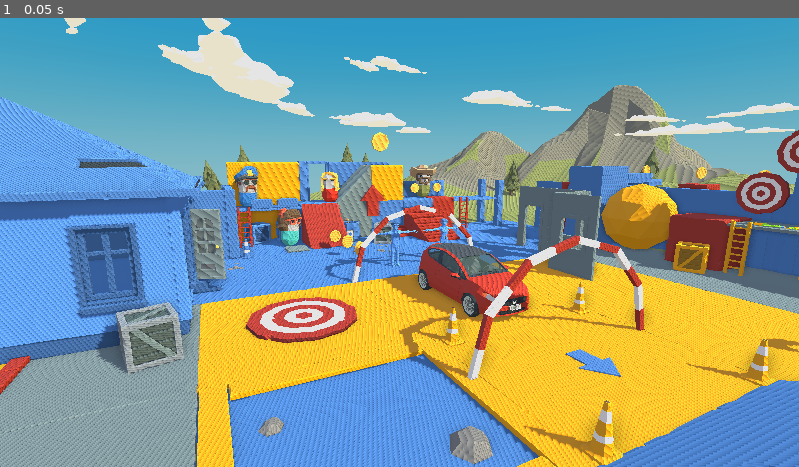
Above: before the commit, frame 1.
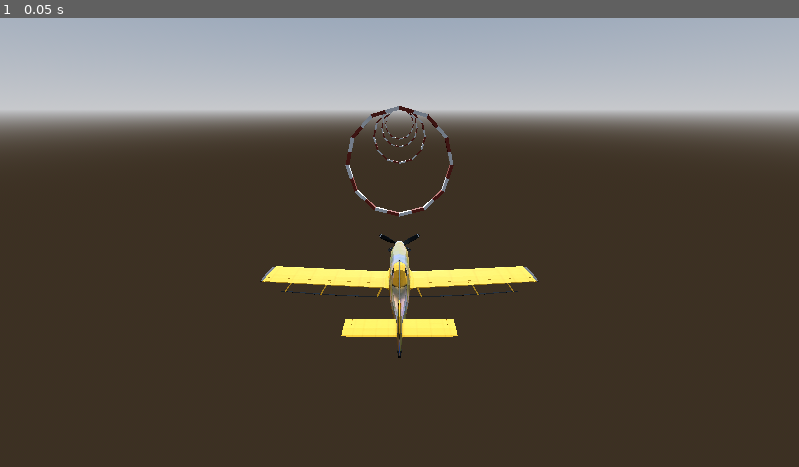
Above: after the commit, the same moment.

Repository: Nachiten/PlaneGame-Godot
Game: Godot game, scene res://Assets/NACHITEN/scenes/plane_scene.tscn
Same seed, same stepped clock (60 frames per second), same inputs: the game is played once before the commit and once after it. Before the commit the project starts from res://Assets/Synty/PolygonStarter/Scenes/Demo.tscn.
Inputs:
- Up to frame 1 (0.05 s): no input

The runs differ from the first frame. In frame 1, 100% of the frame differs, in the area x 0-100%, y 0-100%.

Commit message:
Added camera and skybox

Diff:
--- a/Assets/NACHITEN/scenes/plane_scene.tscn
+++ b/Assets/NACHITEN/scenes/plane_scene.tscn
@@ -3,6 +3,19 @@
 [ext_resource type="PackedScene" uid="uid://c4lcadfuat25q" path="res://Assets/NACHITEN/scenes/SM_Prop_Plane_Ring_01.tscn" id="1_lmd21"]
 [ext_resource type="Material" uid="uid://d1bnres68m4mj" path="res://Assets/Synty/PolygonStarter/Materials/PolygonStarter_Mat_02_mat.tres" id="2_usdmi"]
 [ext_resource type="PackedScene" uid="uid://c8soqp3q48hlb" path="res://Assets/NACHITEN/scenes/SM_Veh_Plane_Stunt_01.tscn" id="3_7c016"]
+
+[sub_resource type="ProceduralSkyMaterial" id="ProceduralSkyMaterial_sky01"]
+sky_horizon_color = Color(0.646, 0.654, 0.67, 1)
+ground_horizon_color = Color(0.646, 0.654, 0.67, 1)
+
+[sub_resource type="Sky" id="Sky_sky01"]
+sky_material = SubResource("ProceduralSkyMaterial_sky01")
+
+[sub_resource type="Environment" id="Environment_env01"]
+background_mode = 2
+sky = SubResource("Sky_sky01")
+tonemap_mode = 2
+ssao_enabled = true
 
 [sub_resource type="ConcavePolygonShape3D" id="ConcavePolygonShape3D_45uu6"]
 data = PackedVector3Array(5.9389, 5.9389, 0.3367, 5.9389, 5.9389, -0.3367, 7.5259, 4.3451, -0.3475, 7.5259, 4.3451, -0. …(14978 unchanged characters)…
@@ -12,8 +25,15 @@
 
 [node name="Testing Scene" type="Node3D" unique_id=374902867]
 
+[node name="WorldEnvironment" type="WorldEnvironment" parent="." unique_id=382600439]
+environment = SubResource("Environment_env01")
+
+[node name="DirectionalLight3D" type="DirectionalLight3D" parent="." unique_id=1222847379]
+transform = Transform3D(1, 0, 0, 0, 0.86603, 0.5, 0, -0.5, 0.86603, 0, 50, 0)
+shadow_enabled = true
+
 [node name="SM_Prop_Plane_Ring_01" parent="." unique_id=270654151 instance=ExtResource("1_lmd21")]
-transform = Transform3D(1, 0, 0, 0, 1, 0, 0, 0, 1, 0, 28.444798, 35.326992)
+transform = Transform3D(1, 0, 0, 0, 1, 0, 0, 0, 1, 0, 30, 35.326992)
 cast_shadow = 0
 skeleton = NodePath("../../Demo_Objects")
 surface_material_override/0 = ExtResource("2_usdmi")
@@ -21,8 +41,35 @@
 [node name="CollisionShape3D" parent="SM_Prop_Plane_Ring_01/MeshCollider" index="0"]
 shape = SubResource("ConcavePolygonShape3D_45uu6")
 
+[node name="SM_Prop_Plane_Ring_02" parent="." unique_id=1633356892 instance=ExtResource("1_lmd21")]
+transform = Transform3D(1, 0, 0, 0, 1, 0, 0, 0, 1, 0, 30, 89.067)
+cast_shadow = 0
+skeleton = NodePath("../../Demo_Objects")
+surface_material_override/0 = ExtResource("2_usdmi")
+
+[node name="CollisionShape3D" parent="SM_Prop_Plane_Ring_02/MeshCollider" index="0"]
+shape = SubResource("ConcavePolygonShape3D_45uu6")
+
+[node name="SM_Prop_Plane_Ring_03" parent="." unique_id=878407303 instance=ExtResource("1_lmd21")]
+transform = Transform3D(1, 0, 0, 0, 1, 0, 0, 0, 1, 0, 30, 136.3507)
+cast_shadow = 0
+skeleton = NodePath("../../Demo_Objects")
+surface_material_override/0 = ExtResource("2_usdmi")
+
+[node name="CollisionShape3D" parent="SM_Prop_Plane_Ring_03/MeshCollider" index="0"]
+shape = SubResource("ConcavePolygonShape3D_45uu6")
+
+[node name="SM_Prop_Plane_Ring_04" parent="." unique_id=175215500 instance=ExtResource("1_lmd21")]
+transform = Transform3D(1, 0, 0, 0, 1, 0, 0, 0, 1, 0, 30, 177.45763)
+cast_shadow = 0
+skeleton = NodePath("../../Demo_Objects")
+surface_material_override/0 = ExtResource("2_usdmi")
+
+[node name="CollisionShape3D" parent="SM_Prop_Plane_Ring_04/MeshCollider" index="0"]
+shape = SubResource("ConcavePolygonShape3D_45uu6")
+
 [node name="SM_Veh_Plane_Stunt_01" parent="." unique_id=988613104 instance=ExtResource("3_7c016")]
-transform = Transform3D(1, 0, 0, 0, 1, 0, 0, 0, 1, 0, 27.83811, 0)
+transform = Transform3D(1, 0, 0, 0, 1, 0, 0, 0, 1, 0, 30, 0)
 skeleton = NodePath("../../Demo_Objects")
 
 [node name="CollisionShape3D" parent="SM_Veh_Plane_Stunt_01/MeshCollider" index="0"]
@@ -31,5 +78,12 @@
 [node name="SM_Veh_Plane_Stunt_01_Flap_fl_01" parent="SM_Veh_Plane_Stunt_01" index="3"]
 transform = Transform3D(0.9981375, -0.061003357, 0, 0.061003357, 0.9981375, 0, 0, 0, 1, 2.2379854, -0.43559423, 0.6635542)
 
+[node name="Camera3D" type="Camera3D" parent="SM_Veh_Plane_Stunt_01" unique_id=2031219098]
+transform = Transform3D(-1, -1.0658142e-14, 1.5099579e-07, 6.25373e-08, 0.91020143, 0.41416594, -1.3743659e-07, 0.41416594, -0.91020143, 0, 8.201576, -12.943382)
+current = true
+
 [editable path="SM_Prop_Plane_Ring_01"]
+[editable path="SM_Prop_Plane_Ring_02"]
+[editable path="SM_Prop_Plane_Ring_03"]
+[editable path="SM_Prop_Plane_Ring_04"]
 [editable path="SM_Veh_Plane_Stunt_01"]
--- a/project.godot
+++ b/project.godot
@@ -15,7 +15,7 @@
 [application]
 
 config/name="Polygon_Starter"
-run/main_scene="uid://c1taxtw64csmx"
+run/main_scene="uid://lhg2bo86v6yl"
 config/features=PackedStringArray("4.7", "Forward Plus")
 boot_splash/bg_color=Color(0, 0, 0, 1)
 boot_splash/image="uid://ciww16q4wj1cx"
Not shown, added: docs/asset_guidelines.md
